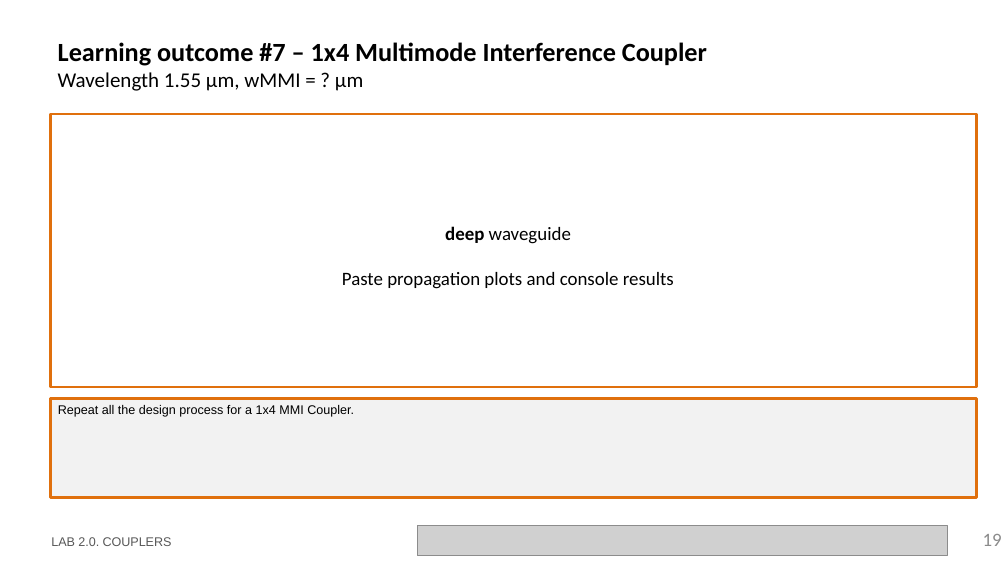
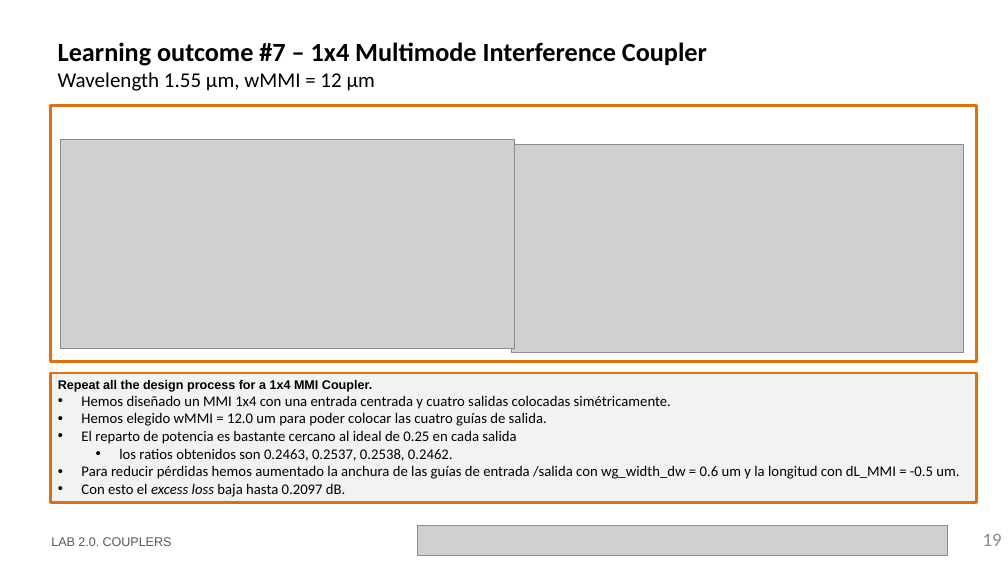
Before and after one commit to Japeacru/cifoin-lab2, a slide deck: slide 19 of LabBook_20.pptx. Drawn at 1008x567 pixels with LibreOffice and Linux fonts; fonts in the diff are those of the drawing; grey boxes stand for pictures; background and template pictures are left out. Boxes give left, top, right and bottom in pixels: in the first picture for what was removed or moved away, otherwise in the second. Text is boxed around its words. In the diff, an @@ line names an element or a change of style, - is before the commit and + after.

```diff
--- a/LabBook_20.pptx
+++ b/LabBook_20.pptx
@@ title at box(58, 42, 707, 91): text changed @@
-Learning outcome #7 – 1x4 Multimode Interference Coupler
-Wavelength 1.55 µm, wMMI = ? µm
+Learning outcome #7 – 1x4 Multimode Interference Coupler
+Wavelength 1.55 µm, wMMI = 12 µm
@@ rectangle: place and size @@
-rectangle at box(51, 114, 977, 388)
+rectangle at box(51, 106, 977, 362)
@@ picture added at box(60, 139, 515, 349) @@
@@ picture added at box(511, 144, 963, 352) @@
@@ rectangle "Repeat all the design process ...": place and size @@
-rectangle "Repeat all the design process ..." at box(51, 399, 977, 498)
+rectangle "Repeat all the design process ..." at box(51, 373, 977, 503)
@@ text in rectangle at box(58, 379, 372, 392): bold on in "Repeat all the design process for a ..." @@
@@ text in rectangle at box(81, 395, 959, 497): paragraphs added @@
+• Hemos diseñado un MMI 1x4 con una entrada centrada y cuatro salidas colocadas simétricamente.
+• Hemos elegido wMMI = 12.0 um para poder colocar las cuatro guías de salida.
+• El reparto de potencia es bastante cercano al ideal de 0.25 en cada salida
+  • los ratios obtenidos son 0.2463, 0.2537, 0.2538, 0.2462.
+• Para reducir pérdidas hemos aumentado la anchura de las guías de entrada /salida con wg_width_dw = 0.6 um y la longitud con dL_MMI = -0.5 um.
+• Con esto el excess loss baja hasta 0.2097 dB.
```
Also in this commit, not shown: 1 other slide changed, 1 other file.
